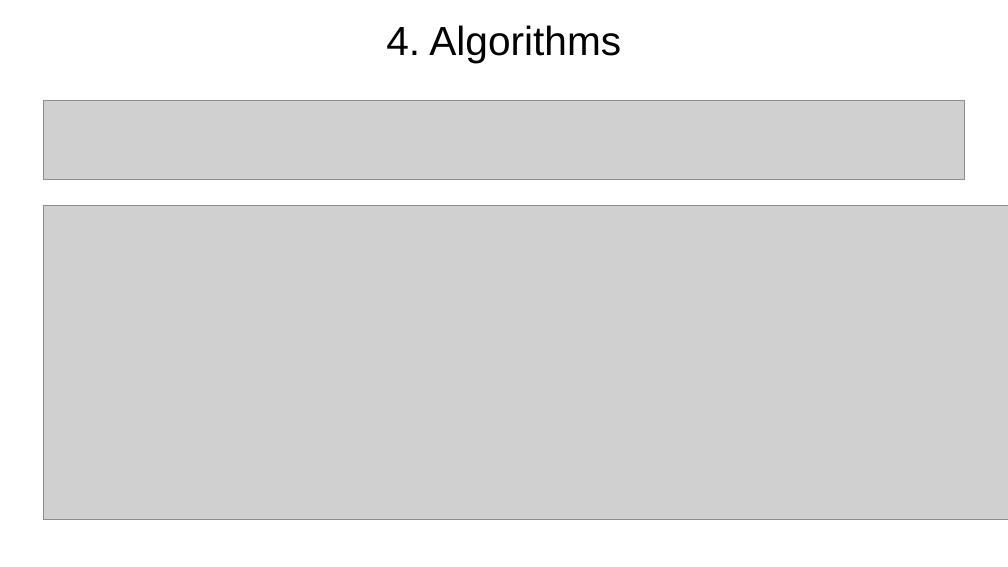
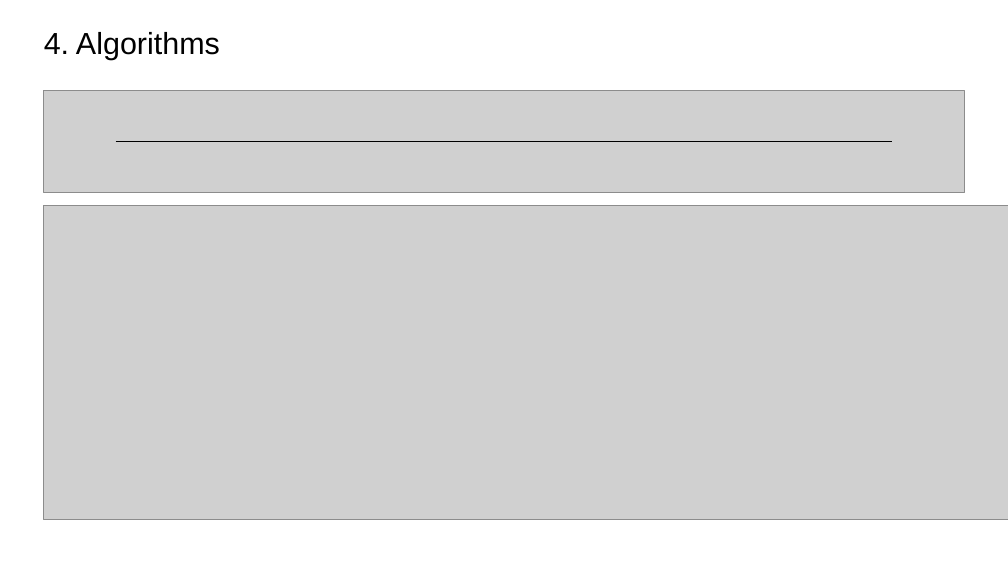
Before and after one commit to tirtharajsinha/Autoencoder_for_image_compression, a slide deck: slide 6 of 30_04_22_1840.pptx (slide 5 before the commit). Drawn at 1008x567 pixels with LibreOffice and Linux fonts; fonts in the diff are those of the drawing; grey boxes stand for pictures. Boxes give left, top, right and bottom in pixels: in the first picture for what was removed or moved away, otherwise in the second. Text is boxed around its words. In the diff, an @@ line names an element or a change of style, - is before the commit and + after.

```diff
--- a/30_04_22_1840.pptx
+++ b/30_04_22_1840.pptx
@@ text "4. Algorithms" at (44, 32, 220, 60): size 32 to 24 pt; alignment centre to left @@
@@ picture: place and size @@
-picture at (43, 101, 964, 179)
+picture at (44, 91, 965, 193)
@@ line added from (116, 142) to (893, 142), #000000 0.75 pt @@
```
Also in this commit, not shown: 12 other slides changed, 3 slides added, 1 slide removed, 1 other file.
